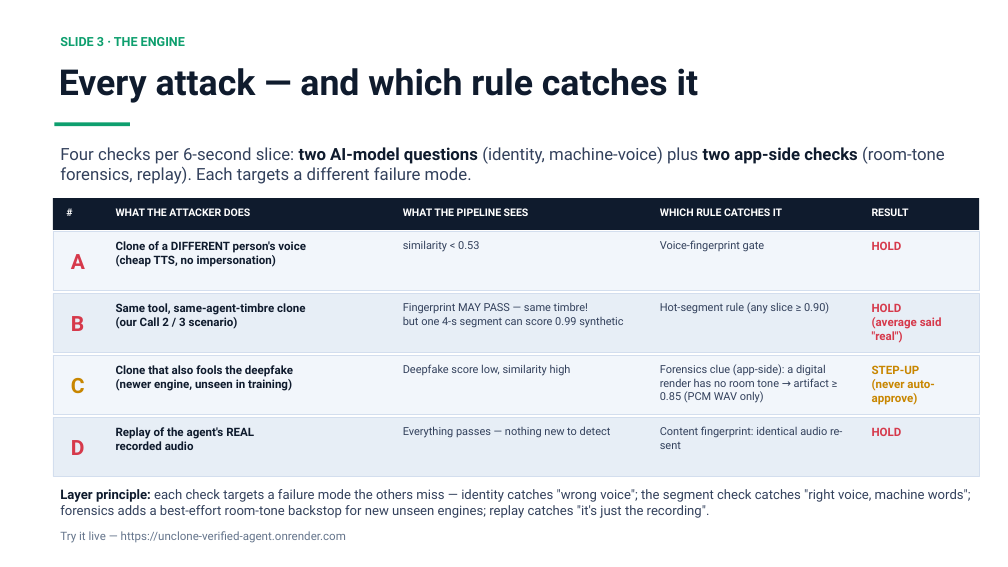
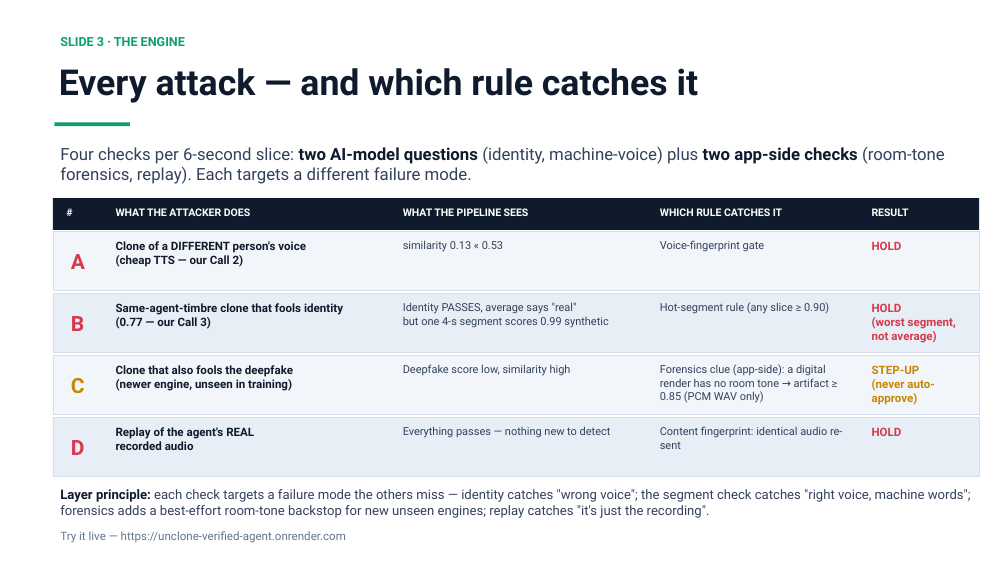
Before and after one commit to Lion4467cat/verified-agent-badge, a slide deck: slide 3 of UNCLONE-day2-deck.pptx. Drawn at 1008x567 pixels with LibreOffice and Linux fonts; fonts in the diff are those of the drawing. Boxes give left, top, right and bottom in pixels: in the first picture for what was removed or moved away, otherwise in the second. Text is boxed around its words. In the diff, an @@ line names an element or a change of style, - is before the commit and + after.

```diff
--- a/UNCLONE-day2-deck.pptx
+++ b/UNCLONE-day2-deck.pptx
@@ text at (116,255,244,267): text changed @@
-(cheap TTS, no impersonation)
+(cheap TTS — our Call 2)
@@ text at (403,240,503,252): text changed @@
-similarity < 0.53
+similarity 0.13 « 0.53
@@ text at (116,303,343,329): text changed @@
-Same tool, same-agent-timbre clone
-(our Call 2 / 3 scenario)
+Same-agent-timbre clone that fools identity
+(0.77 — our Call 3)
@@ text at (403,302,608,328): text changed @@
-Fingerprint MAY PASS — same timbre!
-but one 4-s segment can score 0.99 synthetic
+Identity PASSES, average says "real"
+but one 4-s segment scores 0.99 synthetic
@@ text at (872,317,956,343): text changed @@
-(average said "real")
+(worst segment, not average)
```
Also in this commit, not shown: 4 other slides changed, 4 other files.
